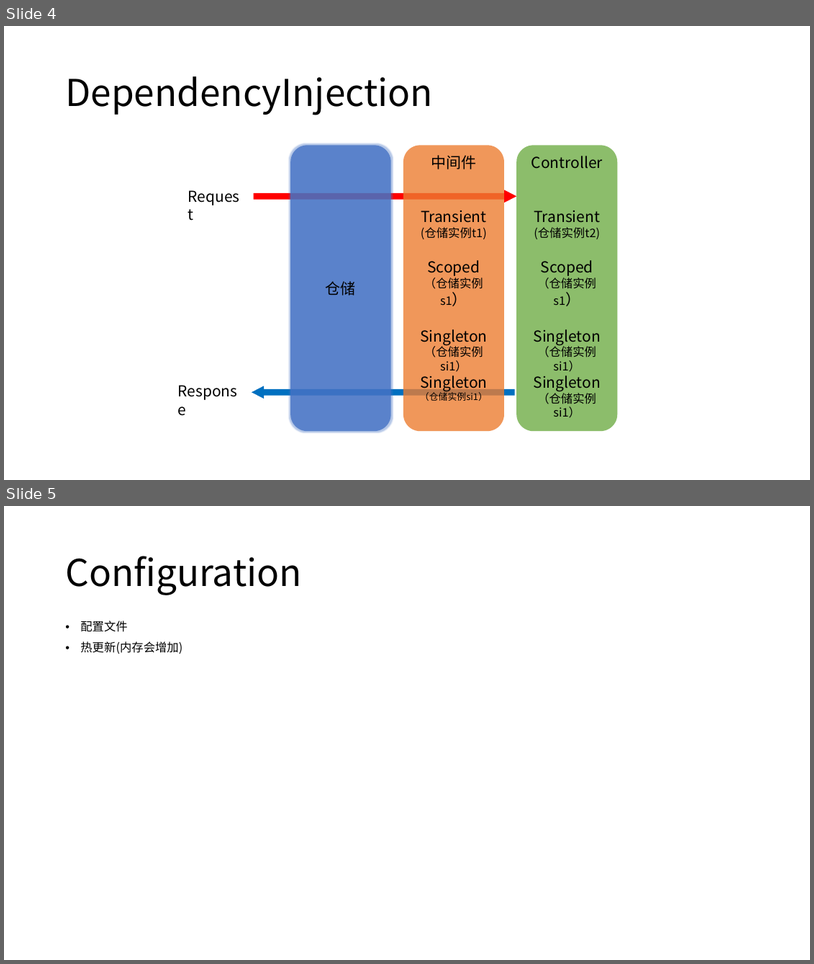
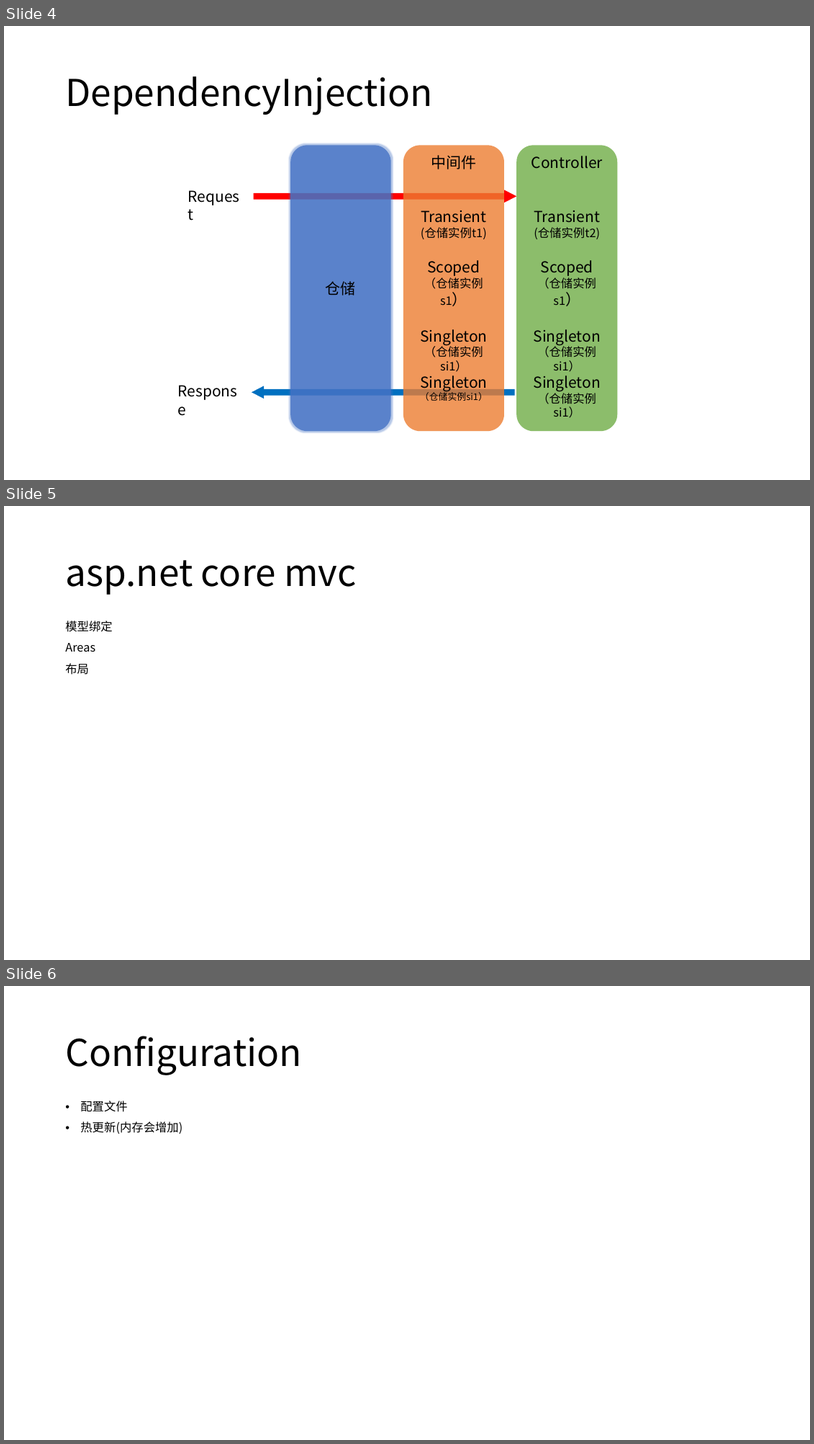
Before and after one commit to axzxs2001/aspnetcore5.0, a slide deck: aspnetcore3.0course/docs/aspnetcore3.0course.pptx. Shown one above the other, each under a label of ours: slides 4 and 5 before the commit, slides 4, 5 and 6 after it. The pictures are 814x964 and 814x1444 pixels, drawn with LibreOffice and Linux fonts; fonts in the diff are those of the drawing. Boxes give left, top, right and bottom in pixels: in the first picture for what was removed or moved away, otherwise in the second. Text is boxed around its words. In the diff, an @@ line names an element or a change of style, - is before the commit and + after.

Commit message:
更新ppt

```diff
--- a/aspnetcore3.0course/docs/aspnetcore3.0course.pptx
+++ b/aspnetcore3.0course/docs/aspnetcore3.0course.pptx
@@ slide 5 added at (x1=4, y1=506, x2=810, y2=960), background #FFFFFF @@
@@ title added at (x1=65, y1=560, x2=356, y2=595), 44 pt, text #000000 @@
+asp.net core mvc
@@ text added at (x1=65, y1=620, x2=112, y2=674), 14 pt, text #000000 @@
+模型绑定
+Areas
+布局
@@ what was slide 5 is now slide 6 @@
```
